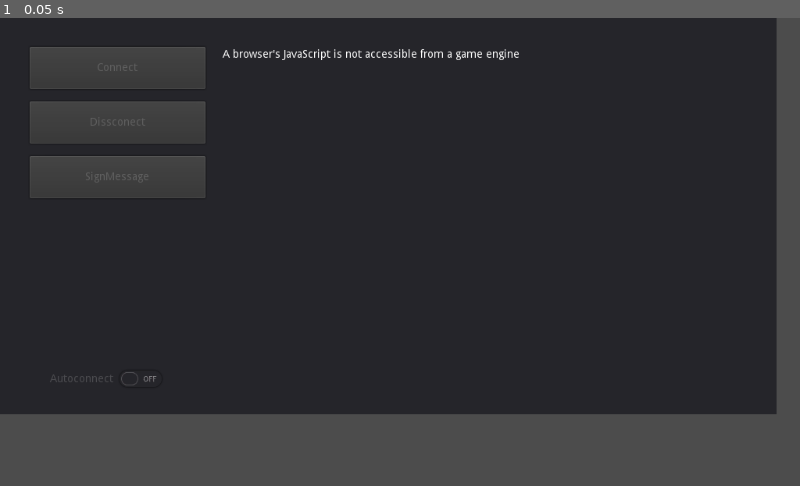
Above: before the commit, frame 1.
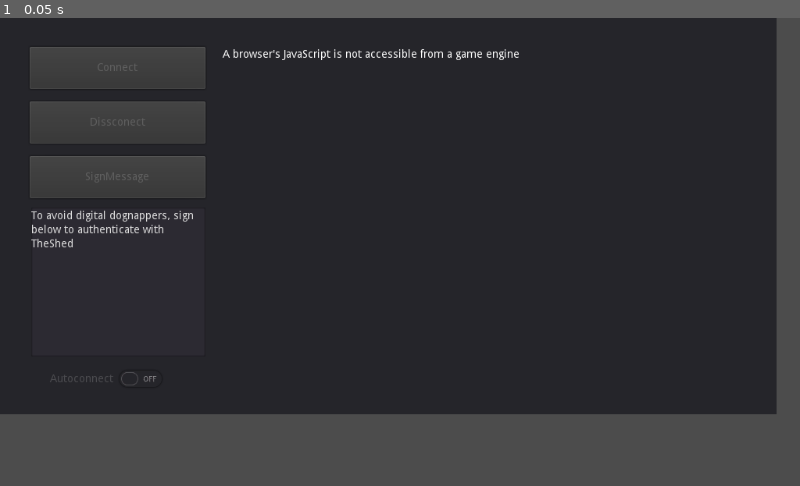
Above: after the commit, the same moment.

Repository: aleksfadini/TheShedResearch
Game: Godot game, scene res://WalletConnection.tscn
Two runs of this game, one before a commit and one after it. Both use one fixed random seed, a clock stepped at 60 frames per second and the inputs below.
Inputs:
- Up to frame 1 (0.05 s): no input

The runs differ from the first frame. In frame 1, 0.4% of the frame differs, in the area x 3-25%, y 41-50%.

Commit message:
item1-phantom: Make signing text editable

Diff:
--- a/item1-phantom/BrowserWalletClient.gd
+++ b/item1-phantom/BrowserWalletClient.gd
@@ -9,6 +9,7 @@
 onready var disconnectBtn = $Dissconect
 onready var signMessageBtn = $SignMessage
 onready var autoConnect = $Autoconnect
+onready var messageForSigning = $MessageForSigning
 
 var _wallet_connected = JavaScript.create_callback(self, "walletConnected")
 var _wallet_disconnected = JavaScript.create_callback(self, "walletDisconnected")
@@ -23,7 +24,7 @@
 			provider = JavaScript.get_interface("solana")
 			if provider != null:
 				messages.append_bbcode("Phantom wallet exists in the browser\n")
-				setButtonsState(false)
+				setControlsState(false)
 				autoConnect.disabled = false
 
 				stateRestore()
@@ -35,10 +36,11 @@
 		print(msg)
 
 
-func setButtonsState(connected):
+func setControlsState(connected):
 	connectBtn.disabled = connected
 	disconnectBtn.disabled = !connected
 	signMessageBtn.disabled = !connected
+	messageForSigning.visible = connected
 
 
 func walletConnect(onlyIfTrusted = false):
@@ -56,7 +58,7 @@
 	messages.add_text("Wallet connected\n")
 	print("wallet address: ", wallet_address)
 	messages.add_text("Wallet address: " + wallet_address + "\n")
-	setButtonsState(true)
+	setControlsState(true)
 
 
 func walletDisconnected(_args):
@@ -64,7 +66,7 @@
 	print("is connected: ", isWalletConnected())
 	messages.append_bbcode("Wallet disconnected\n")
 	wallet_address = null
-	setButtonsState(false)
+	setControlsState(false)
 
 
 func walletMessageSigned(args):
@@ -113,7 +115,7 @@
 	if provider == null and wallet_address == null:
 		return
 	if isWalletConnected():
-		var message = "To avoid digital dognappers, sign below to authenticate with TheShed"
+		var message = messageForSigning.text
 		var TextEncoder = JavaScript.create_object("TextEncoder")
 		var encodedMessage = TextEncoder.encode(message)
 		provider.signMessage(encodedMessage, "utf8").then(_wallet_message_signed)
--- a/item1-phantom/WalletConnection.tscn
+++ b/item1-phantom/WalletConnection.tscn
@@ -45,6 +45,14 @@
 disabled = true
 text = "Autoconnect"
 
+[node name="MessageForSigning" type="TextEdit" parent="."]
+margin_left = 40.0
+margin_top = 243.0
+margin_right = 263.0
+margin_bottom = 434.0
+text = "To avoid digital dognappers, sign below to authenticate with TheShed"
+wrap_enabled = true
+
 [connection signal="pressed" from="Connect" to="." method="_on_Connect_pressed"]
 [connection signal="pressed" from="Dissconect" to="." method="_on_Dissconect_pressed"]
 [connection signal="pressed" from="SignMessage" to="." method="_on_SignMessage_pressed"]
Not shown, changed: item1-phantom/export/web/wallet-connection.html
Not shown, changed: item1-phantom/export/web/wallet-connection.pck
